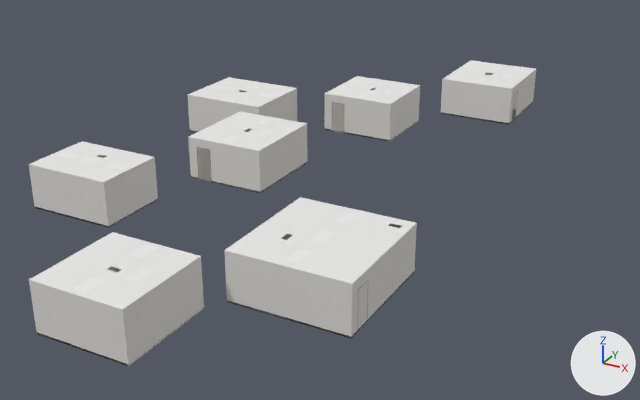
Before and after pictures for a commit that changed the glTF model assets/levels/crawlspace/crawl_rooms.glb.
Rendered twice from a 50 mm camera at (24.7, -20.5, 18.4) aimed at (-1.2, 26.6, -5.2). The lights are fixed; the arrows at lower right show +X, +Y and +Z. The older version comes first. Objects named as collision shapes, trigger or cutter boxes, shadow casters or lower levels of detail are left out. Vertices at exactly the same position are counted once.

In view in the first picture: 'crawl_rooms'.
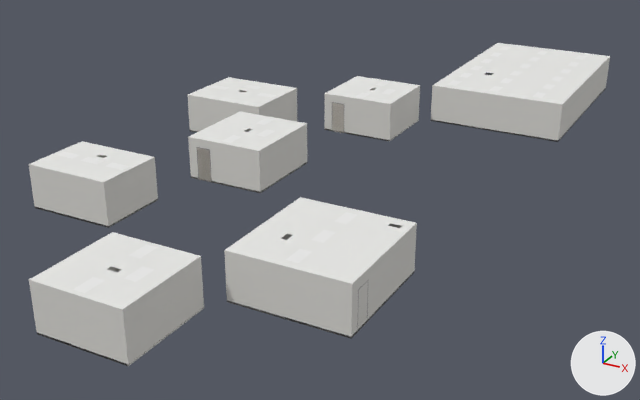
Boxes (x1, y1, x2, y2) around the edits, measured in the pictures (640 x 400 px; the box of a moved part takes in the faces that stretch with it):
```json
{"object": "crawl_rooms", "change": "reshaped", "before": [29, 60, 536, 366], "after": [29, 43, 610, 366], "on screen": "15% wider"}
{"part": 1, "of": "me_crawl_rooms", "change": "moved or reshaped", "before": [475, 78, 487, 83], "after": [448, 80, 462, 86]}
{"part": 2, "of": "me_crawl_rooms", "change": "moved or reshaped", "after": [489, 86, 503, 92], "on screen": "not visible before"}
{"part": 3, "of": "me_crawl_rooms", "change": "added", "after": [533, 92, 546, 98]}
{"part": 4, "of": "me_crawl_rooms", "change": "added", "after": [543, 84, 555, 89]}
{"part": 5, "of": "me_crawl_rooms", "change": "added", "after": [552, 76, 564, 81]}
```

Scene script edits in JSON lines:
```json
{"op": "add", "block": "mat_lens_off", "code": ["mat_lens_off = principled_material('lens_off')", "mat_lens_off.base_color = (0.45, 0.45, 0.45)  # grey #b3b3b3", "mat_lens_off.roughness = 0.3"]}
{"op": "add", "block": "mat_partition", "code": ["mat_partition = principled_material('partition')", "mat_partition.base_color = (0.1, 0.118, 0.155)  # greyish blue #59606e", "mat_partition.roughness = 0.95"]}
{"block": "me_crawl_rooms", "where": "# used by ob_crawl_rooms; location = (0.0, 0.0, 0.0)"}
{"op": "remove", "block": "me_crawl_rooms", "code": "me_crawl_rooms.from_pydata(...)  # 4860 vertices, 7976 faces; spans x -13.0..9.8, y 3.0..47.2, z -2.9..-0.2"}
{"op": "add", "block": "me_crawl_rooms", "code": "me_crawl_rooms.from_pydata(...)  # 7292 vertices, 11984 faces; spans x -13.0..11.0, y 3.0..54.0, z -2.9..-0.2"}
{"block": "me_crawl_rooms", "change": "me_crawl_rooms part 1: the loose piece of 8 vertices spanning x 3.8..4.4, y 41.4..42.7, z -0.2 is moved by (-1.5, -1.6, 0.0)"}
{"block": "me_crawl_rooms", "change": "me_crawl_rooms part 2: the loose piece of 8 vertices spanning x 3.8..4.4, y 41.4..42.6, z -0.2 is moved by (1.7, -1.6, 0.0), in mat_troffer_frame (white #ededec)"}
{"block": "me_crawl_rooms", "change": "me_crawl_rooms part 3: a new loose piece, a box spanning x 8.67..9.33, y 39.765..41.035, z -0.174..-0.164, in mat_troffer_frame (white #ededec)"}
{"block": "me_crawl_rooms", "change": "me_crawl_rooms part 4: a new loose piece, a box spanning x 8.67..9.33, y 42.165..43.435, z -0.174..-0.164, in mat_troffer_frame (white #ededec)"}
{"block": "me_crawl_rooms", "change": "me_crawl_rooms part 5: a new loose piece, a box spanning x 8.67..9.33, y 44.565..45.835, z -0.174..-0.164, in mat_troffer_frame (white #ededec)"}
{"block": "me_crawl_rooms", "change": "other edits to the shape of me_crawl_rooms do not show in these pictures"}
{"op": "add", "block": "me_crawl_rooms", "code": "me_crawl_rooms.materials.append(mat_lens_off)  # grey #b3b3b3"}
{"op": "add", "block": "me_crawl_rooms", "code": "me_crawl_rooms.materials.append(mat_partition)  # greyish blue #59606e"}
```
